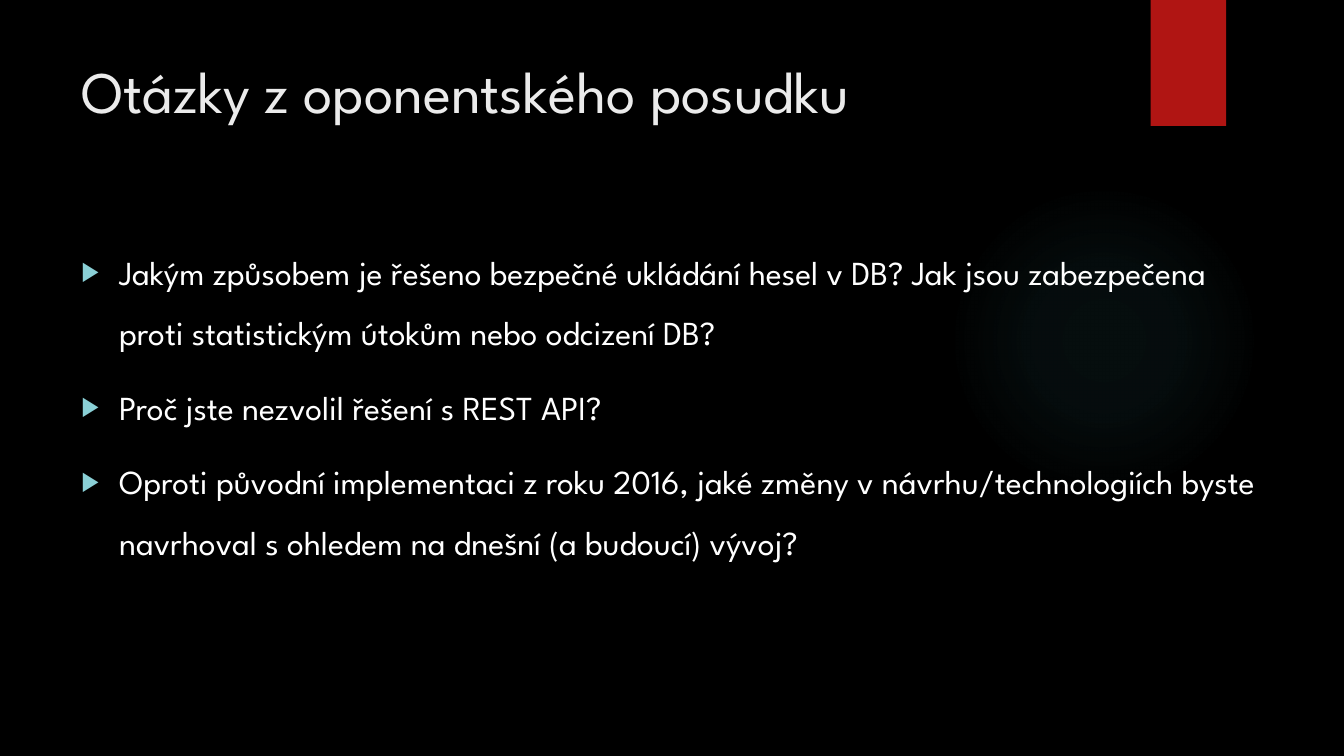
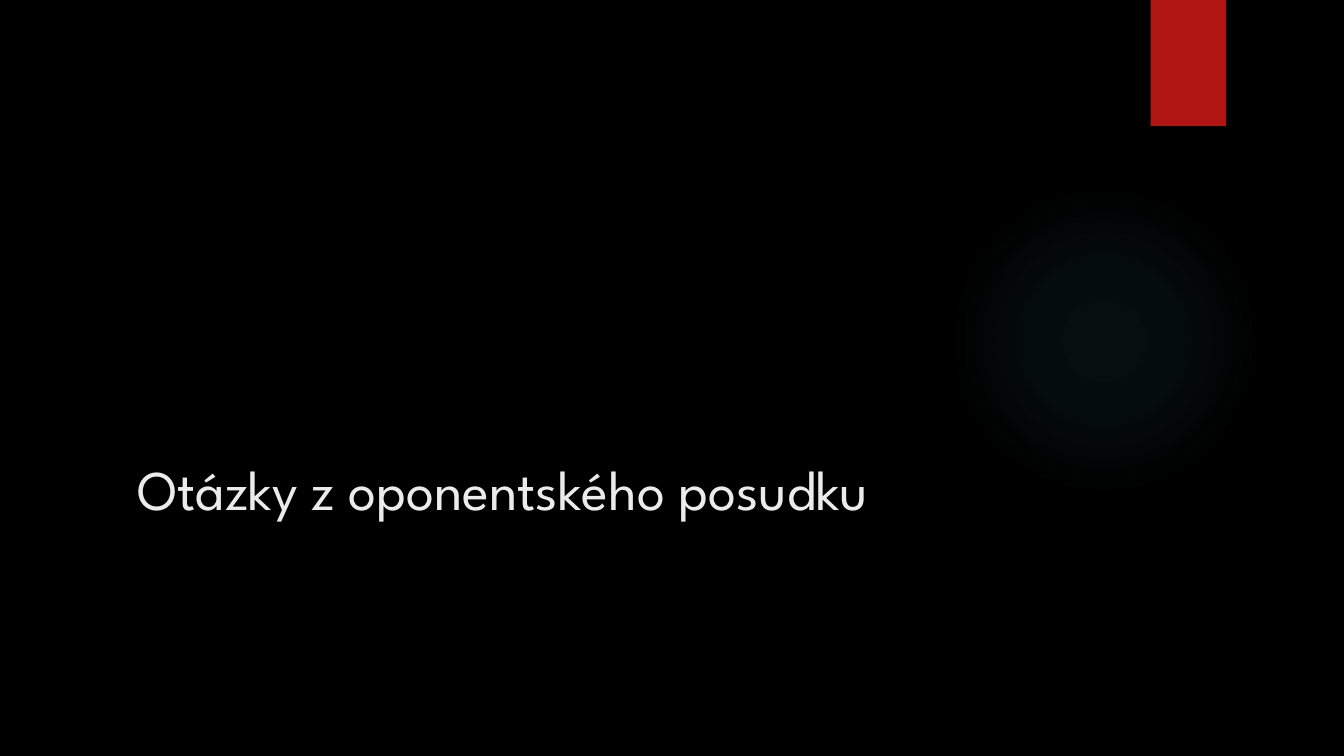
Before and after one commit to MrMilan/Diplomka, a slide deck: slide 27 of prezentace diplomka/DP_Diani.pptx. Drawn at 1344x756 pixels with LibreOffice and Linux fonts; fonts in the diff are those of the drawing; background and template pictures are left out. Boxes give left, top, right and bottom in pixels: in the first picture for what was removed or moved away, otherwise in the second. Text is boxed around its words. In the diff, an @@ line names an element or a change of style, - is before the commit and + after.

```diff
--- a/prezentace diplomka/DP_Diani.pptx
+++ b/prezentace diplomka/DP_Diani.pptx
@@ text removed at [119, 262, 1255, 563] @@
-▶ Jakým způsobem je řešeno bezpečné ukládání hesel v DB? Jak jsou zabezpečena proti statistickým útokům nebo odcizení DB?
-▶ Proč jste nezvolil řešení s REST API?
-▶ Oproti původní implementaci z roku 2016, jaké změny v návrhu/technologiích byste navrhoval s ohledem na dnešní (a budoucí) vývoj?
@@ title "Otázky z oponentského posudku": place and size @@
-title "Otázky z oponentského posudku" at [81, 72, 849, 126]
+title "Otázky z oponentského posudku" at [137, 471, 868, 522]
@@ title "Otázky z oponentského posudku" at [137, 471, 868, 522]: size 42 to 40 pt; vertical alignment top to bottom @@
```
Also in this commit, not shown: 3 other slides changed.
